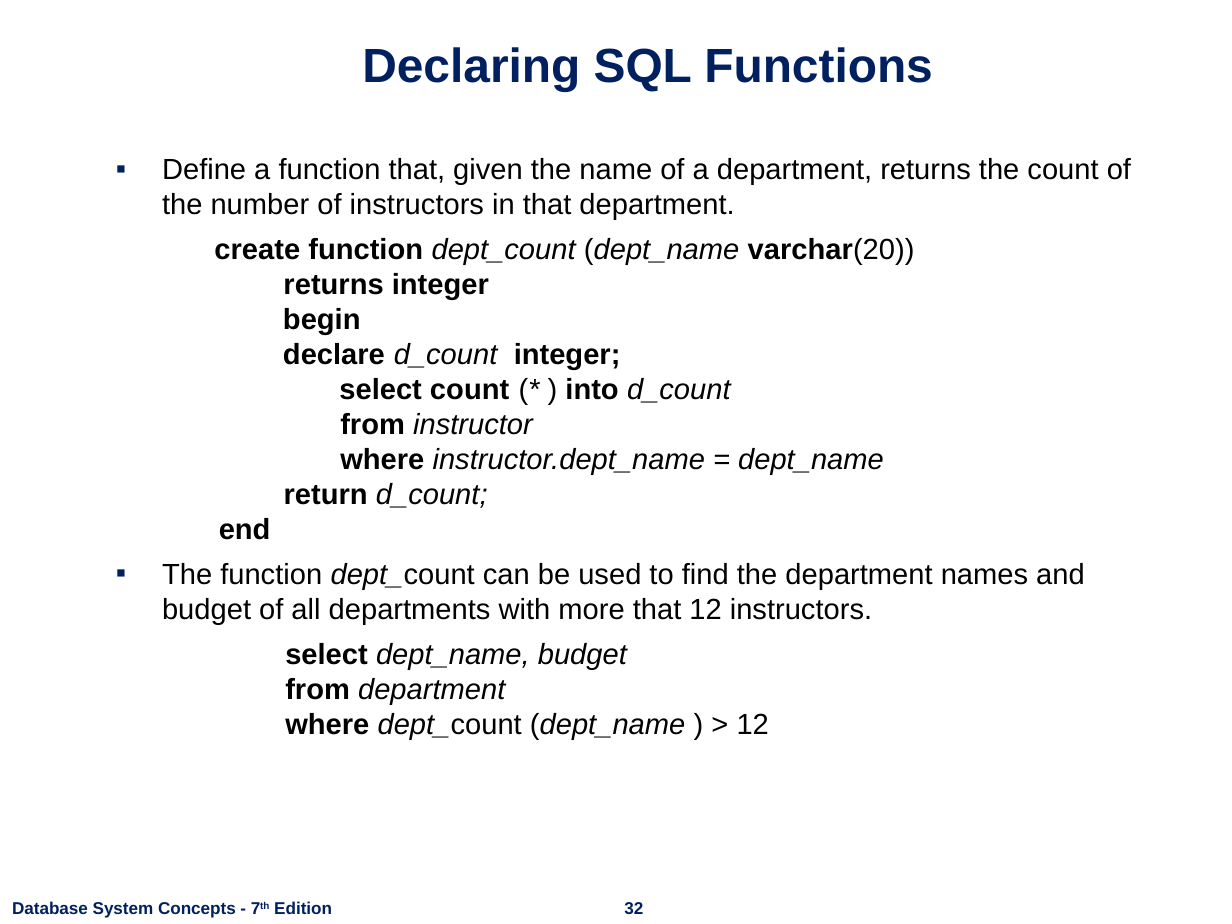
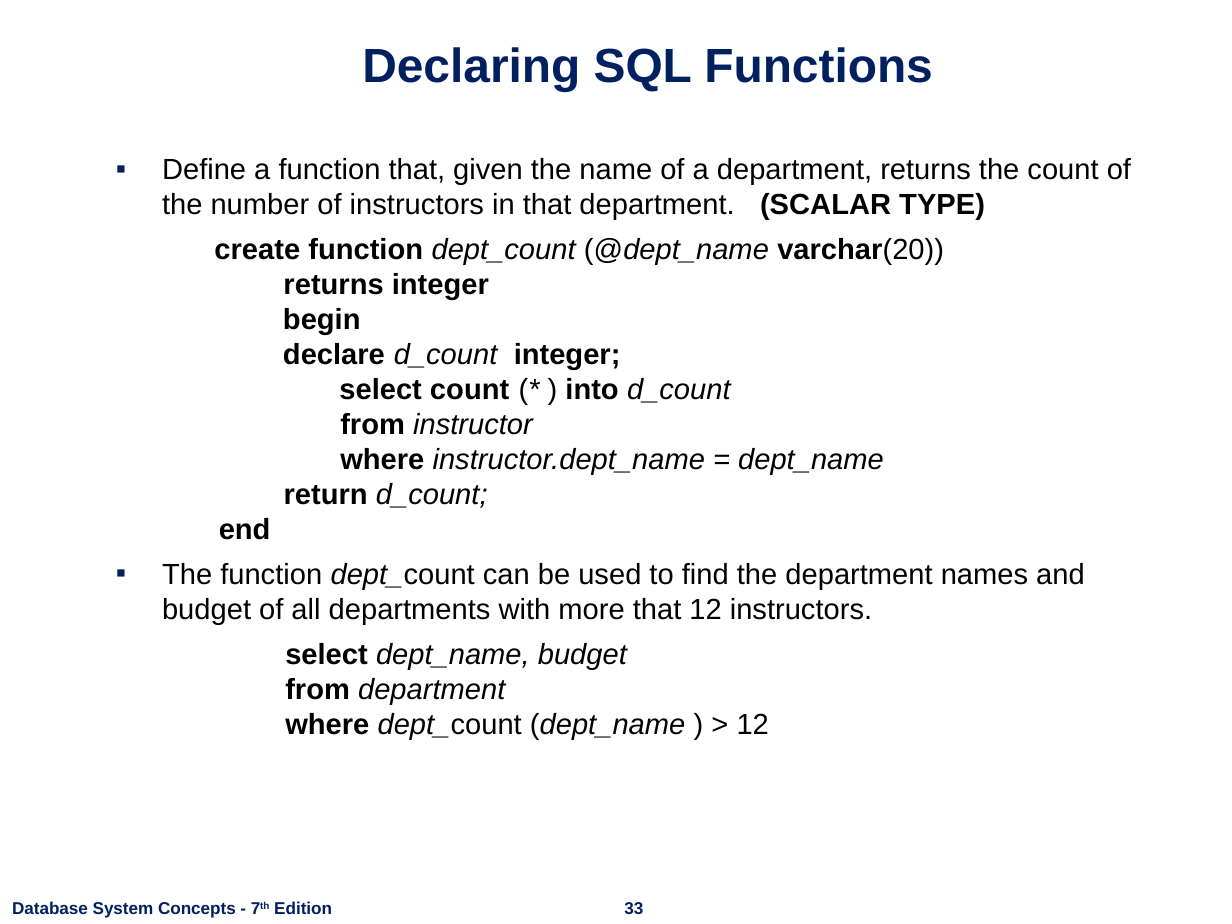
Before and after one commit to nashurgessa/DB-practices, a slide deck: slide 33 of Slides/L18-24 Advanced SQL.pptx (slide 32 before the commit). Drawn at 1232x924 pixels with LibreOffice and Linux fonts; fonts in the diff are those of the drawing; background and template pictures are left out. Boxes give left, top, right and bottom in pixels: in the first picture for what was removed or moved away, otherwise in the second. Text is boxed around its words. In the diff, an @@ line names an element or a change of style, - is before the commit and + after.

```diff
--- a/Slides/L18-24 Advanced SQL.pptx
+++ b/Slides/L18-24 Advanced SQL.pptx
@@ text at <box>162,158,1131,540</box>: text changed @@
-▪ Define a function that, given the name of a department, returns the count of the number of instructors in that department.
-create function dept_count (dept_name varchar(20))
-returns integer
-begin
-declare d_count integer;
-select count (* ) into d_count
-from instructor
-where instructor.dept_name = dept_name
-return d_count;
-end
+▪ Define a function that, given the name of a department, returns the count of the number of instructors in that department. (SCALAR TYPE)
+create function dept_count (@dept_name varchar(20))
+returns integer
+begin
+declare d_count integer;
+select count (* ) into d_count
+from instructor
+where instructor.dept_name = dept_name
+return d_count;
+end
@@ page number at <box>624,902,643,914</box>: text changed @@
-32
+33
```
Also in this commit, not shown: 2 other slides changed, 3 slides added, 17 slides removed, 7 other files.
